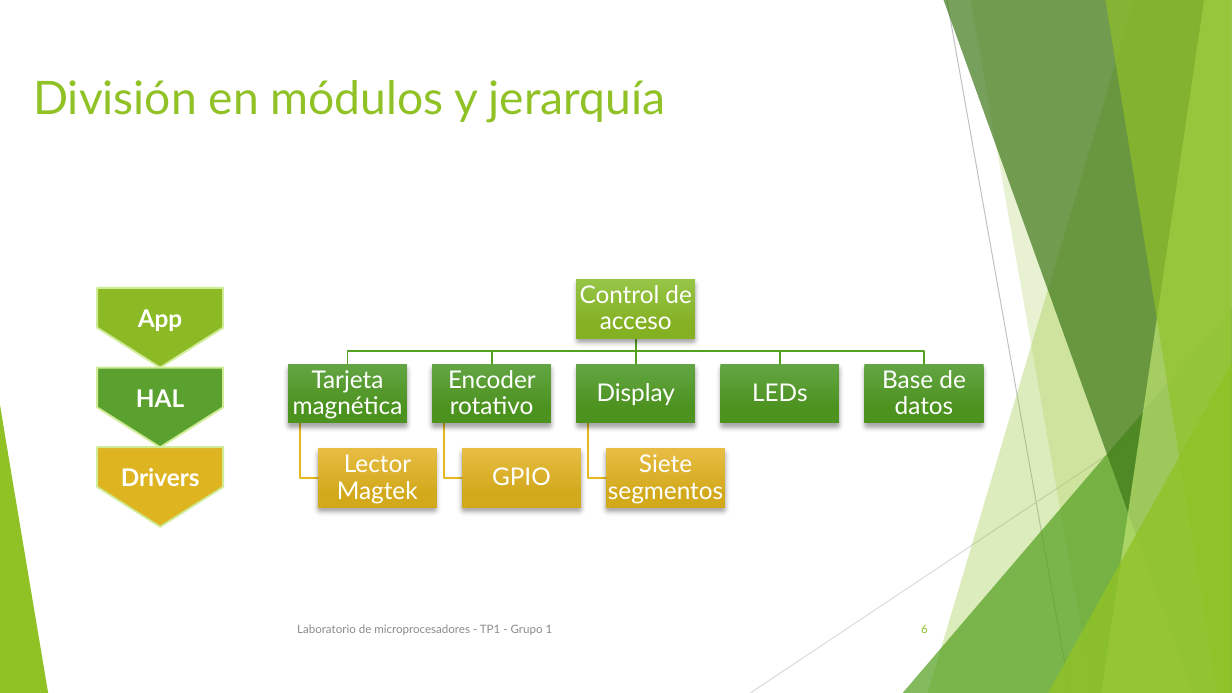
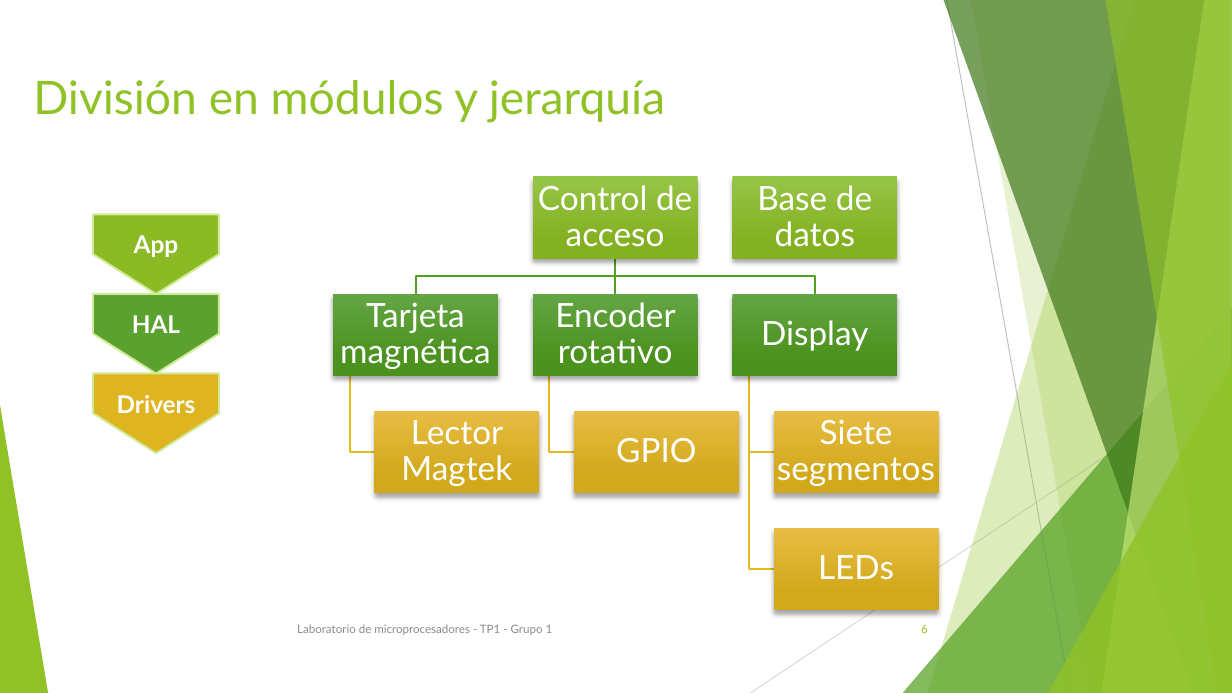
Before and after one commit to micros-g1/TP1, a slide deck: slide 6 of Notas/22.99 - TP1 - G1.pptx. Drawn at 1232x693 pixels with LibreOffice and Linux fonts; fonts in the diff are those of the drawing. Boxes give left, top, right and bottom in pixels: in the first picture for what was removed or moved away, otherwise in the second. Text is boxed around its words. In the diff, an @@ line names an element or a change of style, - is before the commit and + after.

```diff
--- a/Notas/22.99 - TP1 - G1.pptx
+++ b/Notas/22.99 - TP1 - G1.pptx
@@ text "Control de acceso": place and size @@
-text "Control de acceso" at (580, 285, 691, 329)
+text "Control de acceso" at (538, 185, 692, 247)
@@ rectangle: place and size @@
-rectangle at (577, 279, 696, 338)
+rectangle at (533, 177, 699, 259)
@@ size 19 to 26 pt; more space between paragraphs in 9 elements at (401, 420, 512, 486), (340, 302, 491, 369), (616, 438, 696, 462), (538, 185, 692, 247), (555, 302, 675, 364), (777, 419, 935, 486), (761, 320, 868, 351), (818, 555, 894, 579), (757, 185, 872, 247) @@
@@ text "Base de datos": place and size @@
-text "Base de datos" at (882, 370, 965, 414)
+text "Base de datos" at (757, 185, 872, 247)
@@ group added at (733, 177, 939, 610): 3 rectangles, 2 freeform shapes @@
@@ freeform shape: place and size @@
-freeform shape at (348, 338, 636, 363)
+freeform shape at (416, 259, 616, 293)
@@ freeform shape: place and size @@
-freeform shape at (631, 338, 640, 363)
+freeform shape at (611, 259, 620, 293)
@@ freeform shape: place and size @@
-freeform shape at (636, 338, 780, 363)
+freeform shape at (616, 259, 815, 293)
@@ 3 pentagon arrows: place and size @@
-3 pentagon arrows at (97, 288, 223, 527)
+3 pentagon arrows at (93, 214, 219, 453)
@@ text "Tarjeta magnética": place and size @@
-text "Tarjeta magnética" at (293, 370, 403, 419)
+text "Tarjeta magnética" at (340, 302, 491, 369)
@@ rectangle: place and size @@
-rectangle at (288, 364, 408, 423)
+rectangle at (333, 294, 498, 376)
@@ text "Encoder rotativo": place and size @@
-text "Encoder rotativo" at (448, 370, 536, 414)
+text "Encoder rotativo" at (555, 302, 675, 364)
@@ rectangle: place and size @@
-rectangle at (577, 364, 696, 423)
+rectangle at (533, 294, 699, 376)
@@ text "Display": place and size @@
-text "Display" at (597, 383, 675, 405)
+text "Display" at (761, 320, 868, 351)
@@ rectangle: place and size @@
-rectangle at (721, 364, 840, 423)
+rectangle at (733, 294, 898, 376)
@@ freeform shape: place and size @@
-freeform shape at (300, 423, 318, 478)
+freeform shape at (349, 376, 374, 452)
@@ freeform shape: place and size @@
-freeform shape at (589, 423, 606, 478)
+freeform shape at (549, 376, 574, 452)
@@ group removed at (318, 338, 984, 507): 3 freeform shapes, 3 rectangles @@
@@ text "Lector Magtek": place and size @@
-text "Lector Magtek" at (337, 454, 418, 504)
+text "Lector Magtek" at (401, 420, 512, 486)
@@ rectangle: place and size @@
-rectangle at (462, 448, 581, 507)
+rectangle at (374, 410, 540, 493)
@@ text "GPIO": place and size @@
-text "GPIO" at (492, 467, 551, 485)
+text "GPIO" at (616, 438, 696, 462)
@@ rectangle: place and size @@
-rectangle at (606, 448, 726, 507)
+rectangle at (574, 410, 739, 493)
@@ text "Siete segmentos": place and size @@
-text "Siete segmentos" at (608, 454, 723, 504)
+text "Siete segmentos" at (777, 419, 935, 486)
@@ text "LEDs": place and size @@
-text "LEDs" at (752, 383, 807, 401)
+text "LEDs" at (818, 555, 894, 579)
```
Also in this commit, not shown: 2 other slides changed, 3 slides added.
